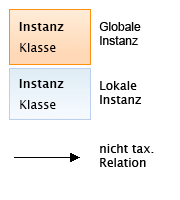
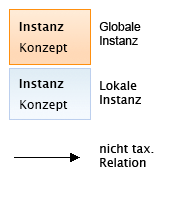
Layers edited between the first and the second 180 × 200 image:
renamed "Klasse" to "Konzept", painted on it over [27, 100, 68, 111]
renamed "Klasse" to "Konzept", painted on it over [27, 43, 68, 54]
